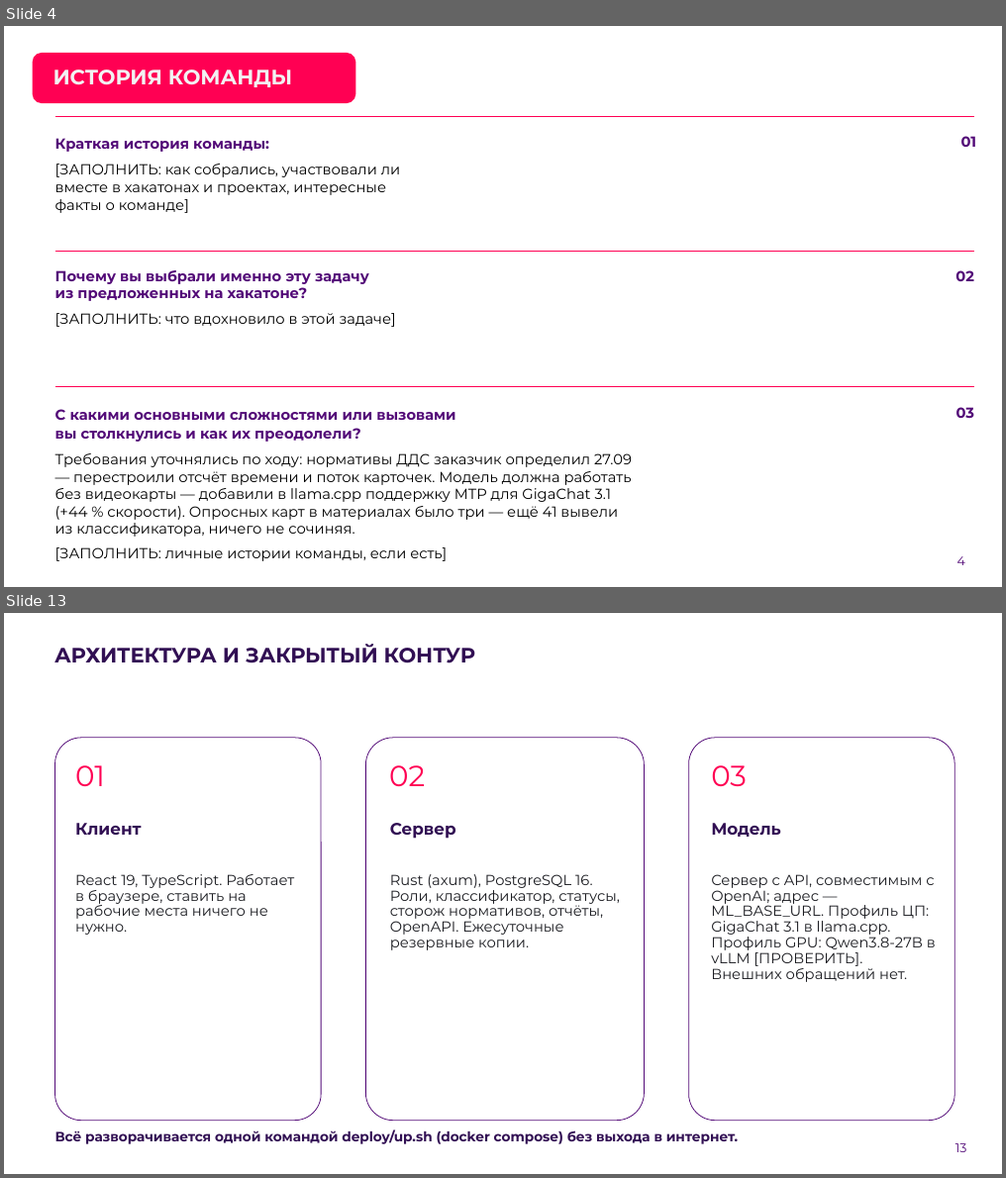
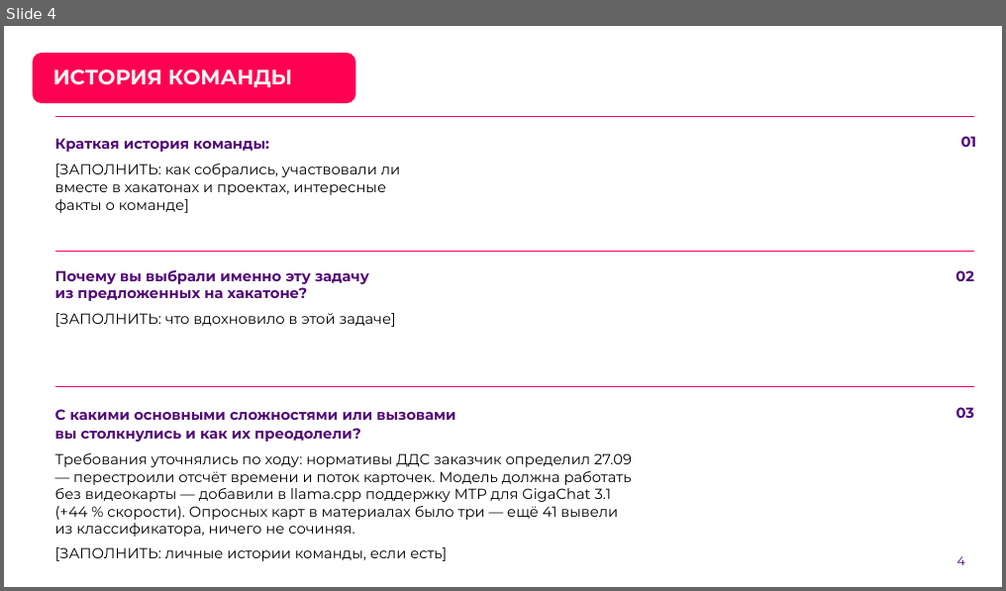
Before and after one commit to Den4ikAI/arm112-trainer_final, a slide deck: docs/презентация.pptx. Shown one above the other, each under a label of ours: slides 4 and 13 before the commit, slide 4 after it; the slides between them are not shown. The pictures are 1006x1178 and 1006x591 pixels, drawn with LibreOffice and Linux fonts; fonts in the diff are those of the drawing; background and template pictures are left out. Boxes give left, top, right and bottom in pixels: in the first picture for what was removed or moved away, otherwise in the second. Text is boxed around its words. In the diff, an @@ line names an element or a change of style, - is before the commit and + after.

```diff
--- a/docs/презентация.pptx
+++ b/docs/презентация.pptx
@@ slide 13 removed at [4, 613, 1002, 1174], background picture (left out) @@
@@ title removed at [54, 644, 475, 663] @@
-АРХИТЕКТУРА И ЗАКРЫТЫЙ КОНТУР
@@ rounded rectangle removed at [54, 738, 321, 1121] @@
@@ rounded rectangle removed at [365, 738, 645, 1121] @@
@@ rounded rectangle removed at [689, 738, 954, 1121] @@
@@ text removed at [75, 765, 105, 786] @@
-01
@@ text removed at [389, 765, 425, 786] @@
-02
@@ text removed at [711, 765, 746, 786] @@
-03
@@ text removed at [75, 823, 142, 835] @@
-Клиент
@@ text removed at [390, 823, 456, 839] @@
-Сервер
@@ text removed at [711, 823, 781, 837] @@
-Модель
@@ text removed at [75, 874, 294, 935] @@
-React 19, TypeScript. Работает в браузере, ставить на рабочие места ничего не нужно.
@@ text removed at [390, 874, 620, 951] @@
-Rust (axum), PostgreSQL 16. Роли, классификатор, статусы, сторож нормативов, отчёты, OpenAPI. Ежесуточные резервные копии.
@@ text removed at [711, 874, 936, 982] @@
-Сервер с API, совместимым с OpenAI; адрес — ML_BASE_URL. Профиль ЦП: GigaChat 3.1 в llama.cpp. Профиль GPU: Qwen3.8-27B в vLLM [ПРОВЕРИТЬ]. Внешних обращений нет.
@@ text removed at [55, 1130, 738, 1145] @@
-Всё разворачивается одной командой deploy/up.sh (docker compose) без выхода в интернет.
@@ page number removed at [955, 1144, 967, 1153] @@
-13
```
Also in this commit, not shown: 2 slides changed, 19 slides added, 11 other slides removed, 9 other files.
